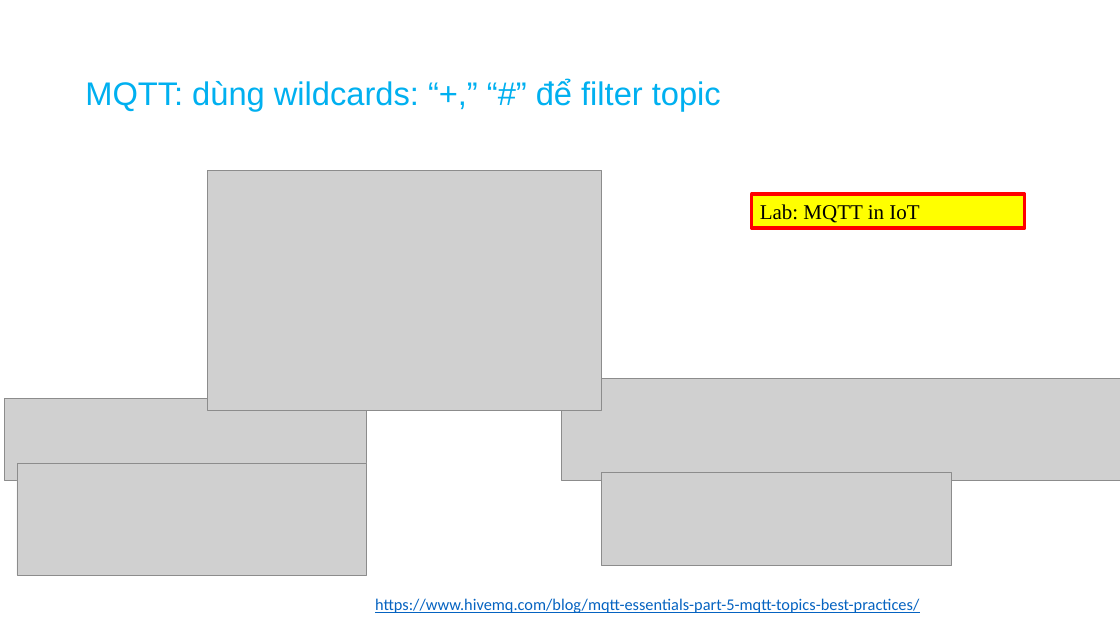
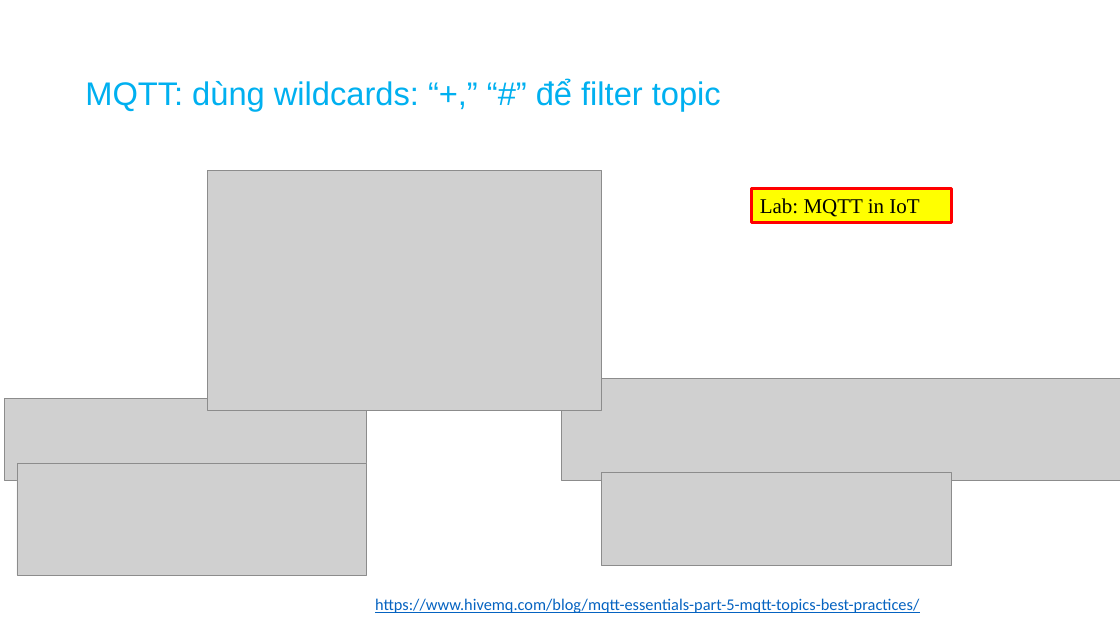
Before and after one commit to tuanndd/microservices-labs, a slide deck: slide 13 of module-3/Building-Microservices-Inter-Process-Communication-in-a-Microservices-Architecture.pptx. Drawn at 1120x630 pixels with LibreOffice and Linux fonts; fonts in the diff are those of the drawing; grey boxes stand for pictures. Boxes give left, top, right and bottom in pixels: in the first picture for what was removed or moved away, otherwise in the second. Text is boxed around its words. In the diff, an @@ line names an element or a change of style, - is before the commit and + after.

```diff
--- a/module-3/Building-Microservices-Inter-Process-Communication-in-a-Microservices-Architecture.pptx
+++ b/module-3/Building-Microservices-Inter-Process-Communication-in-a-Microservices-Architecture.pptx
@@ rectangle "Lab: MQTT in IoT": place and size @@
-rectangle "Lab: MQTT in IoT" at [752, 194, 1025, 228]
+rectangle "Lab: MQTT in IoT" at [752, 189, 952, 223]
```
Also in this commit, not shown: 3 other slides changed, 7 other files.
